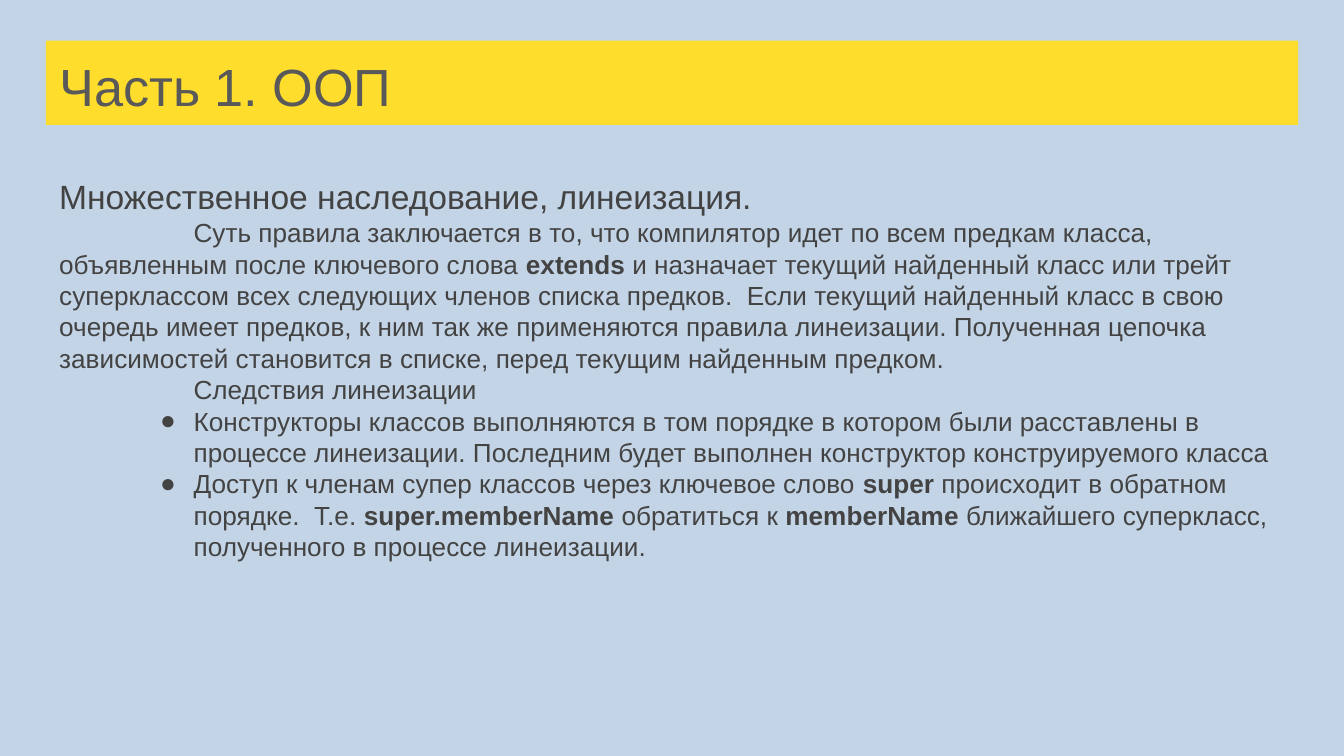
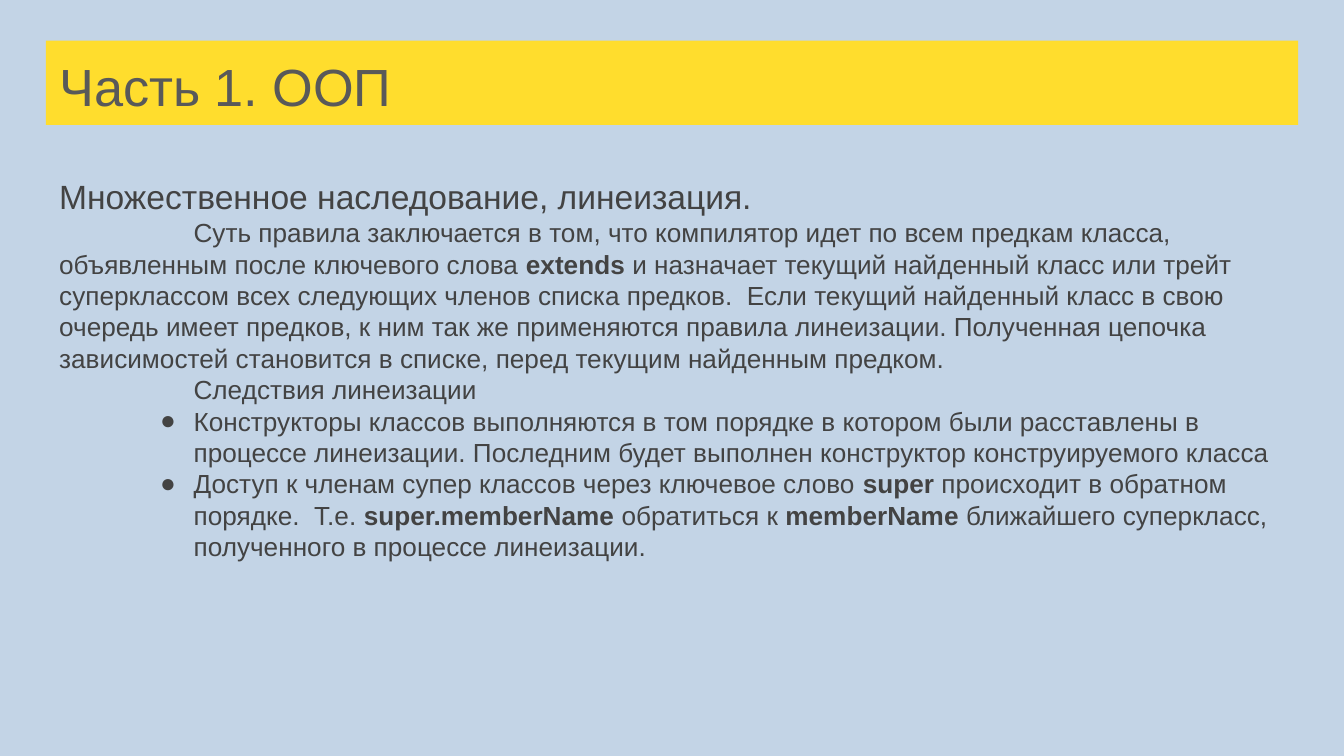
Before and after one commit to sergeypopov83/scala-school, a slide deck: slide 109 of src/main/resources/Лекции Scala для FinTech.pptx. Drawn at 1344x756 pixels with LibreOffice and Linux fonts; fonts in the diff are those of the drawing. Boxes give left, top, right and bottom in pixels: in the first picture for what was removed or moved away, otherwise in the second. Text is boxed around its words. In the diff, an @@ line names an element or a change of style, - is before the commit and + after.

```diff
--- a/src/main/resources/Лекции Scala для FinTech.pptx
+++ b/src/main/resources/Лекции Scala для FinTech.pptx
@@ text at [59,224,1231,374]: text changed @@
-Суть правила заключается в то, что компилятор идет по всем предкам класса, объявленным после ключевого слова extends и назначает текущий найденный класс или трейт суперклассом всех следующих членов списка предков. Если текущий найденный класс в свою очередь имеет предков, к ним так же применяются правила линеизации. Полученная цепочка зависимостей становится в списке, перед текущим найденным предком.
+Суть правила заключается в том, что компилятор идет по всем предкам класса, объявленным после ключевого слова extends и назначает текущий найденный класс или трейт суперклассом всех следующих членов списка предков. Если текущий найденный класс в свою очередь имеет предков, к ним так же применяются правила линеизации. Полученная цепочка зависимостей становится в списке, перед текущим найденным предком.
```
Also in this commit, not shown: 16 other slides changed, 38 slides added, 1 slide removed, 6 other files.
